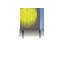
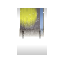
Revision of a layered 64×64 image; what changed, layer by layer:
added layer "Layer 8" (20%) above "Layer 7" over <box>17,8,47,55</box>
added layer "Layer 7" above "Layer 6" over <box>17,8,47,55</box>
